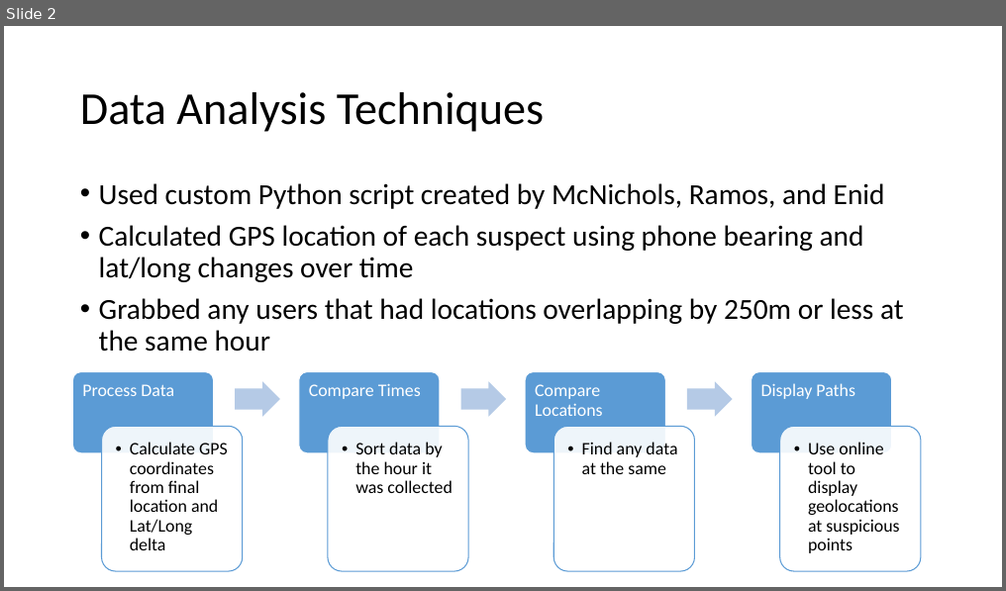
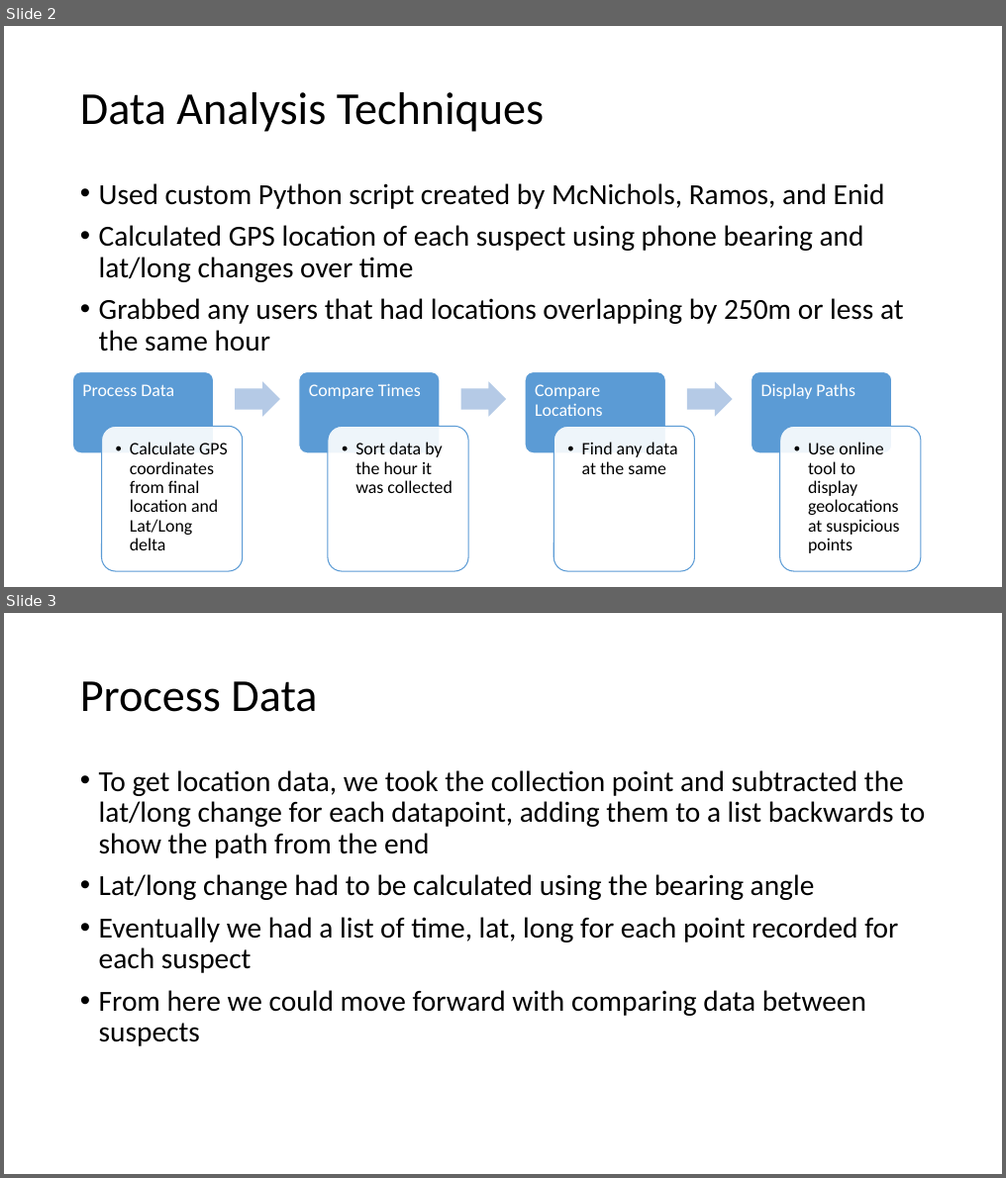
Before and after one commit to ian-mcnichols/CS_480, a slide deck: 480_HW1.pptx. Shown one above the other, each under a label of ours: slide 2 before the commit, slides 2 and 3 after it. The pictures are 1006x591 and 1006x1178 pixels, drawn with LibreOffice and Linux fonts; fonts in the diff are those of the drawing. Boxes give left, top, right and bottom in pixels: in the first picture for what was removed or moved away, otherwise in the second. Text is boxed around its words. In the diff, an @@ line names an element or a change of style, - is before the commit and + after.

```diff
--- a/480_HW1.pptx
+++ b/480_HW1.pptx
@@ slide 3 added at (4, 613, 1002, 1174), background #FFFFFF @@
@@ title added at (80, 681, 317, 712), 44 pt, text #000000 @@
+Process Data
@@ text added at (99, 770, 925, 1047), 28 pt, text #000000 @@
+• To get location data, we took the collection point and subtracted the lat/long change for each datapoint, adding them to a list backwards to show the path from the end
+• Lat/long change had to be calculated using the bearing angle
+• Eventually we had a list of time, lat, long for each point recorded for each suspect
+• From here we could move forward with comparing data between suspects
```
Also in this commit, not shown: 6 other slides added.
